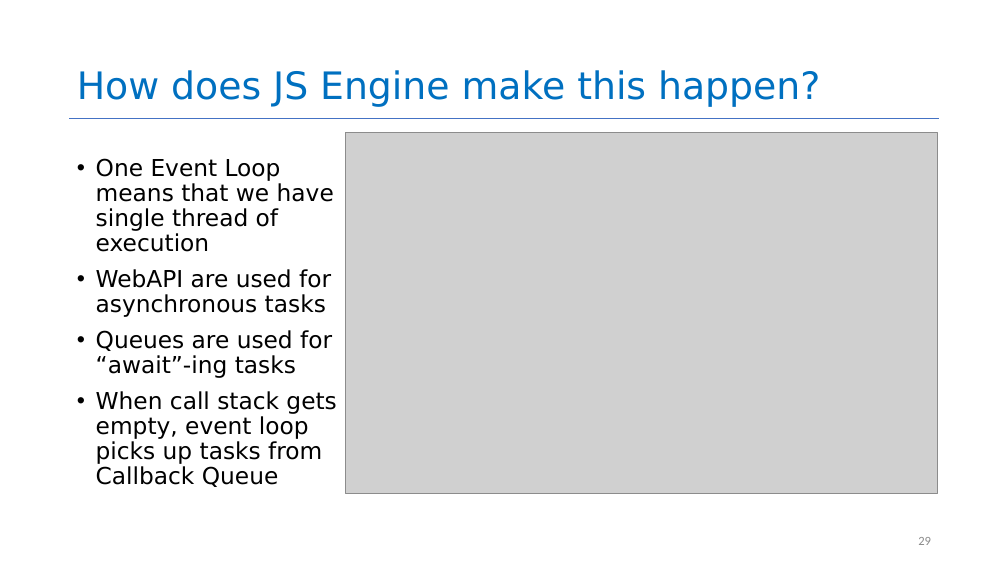
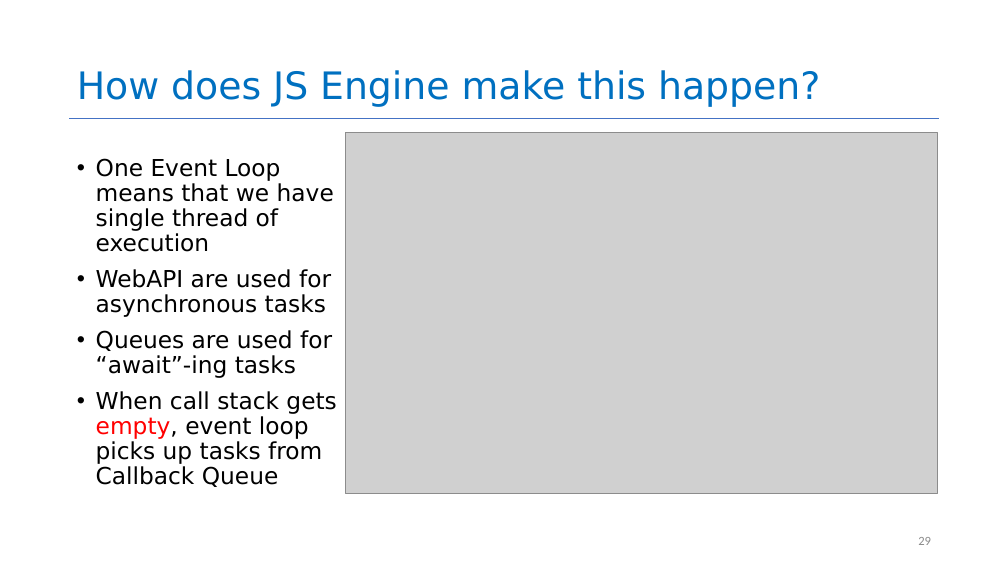
Before and after one commit to neu-se/CS4530-Summer-2026, a slide deck: slide 29 of Slides/Module 08 Concurrency Patterns in Typescript.pptx. Drawn at 1008x567 pixels with LibreOffice and Linux fonts; fonts in the diff are those of the drawing; grey boxes stand for pictures. Boxes give left, top, right and bottom in pixels: in the first picture for what was removed or moved away, otherwise in the second. Text is boxed around its words. In the diff, an @@ line names an element or a change of style, - is before the commit and + after.

```diff
--- a/Slides/Module 08 Concurrency Patterns in Typescript.pptx
+++ b/Slides/Module 08 Concurrency Patterns in Typescript.pptx
@@ text at [96,391,336,487]: text colour #000000 to #FF0000 in "empty," @@
```
Also in this commit, not shown: 2 other slides changed, 1 other file.
